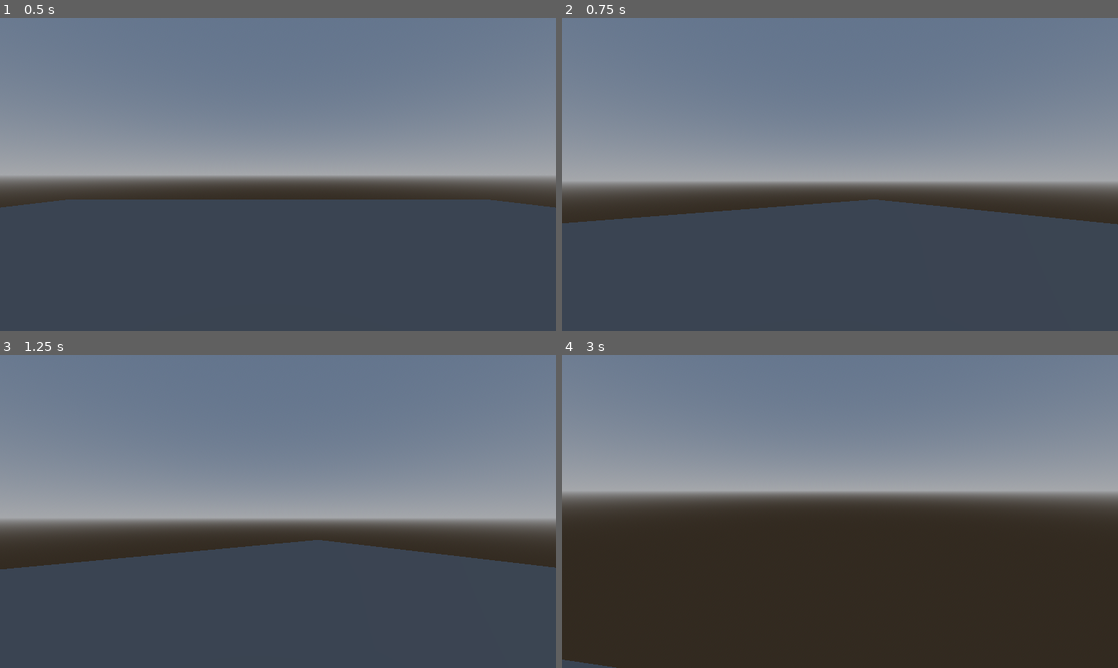
Above: before the commit, frames 1-4 (two rows, left to right).
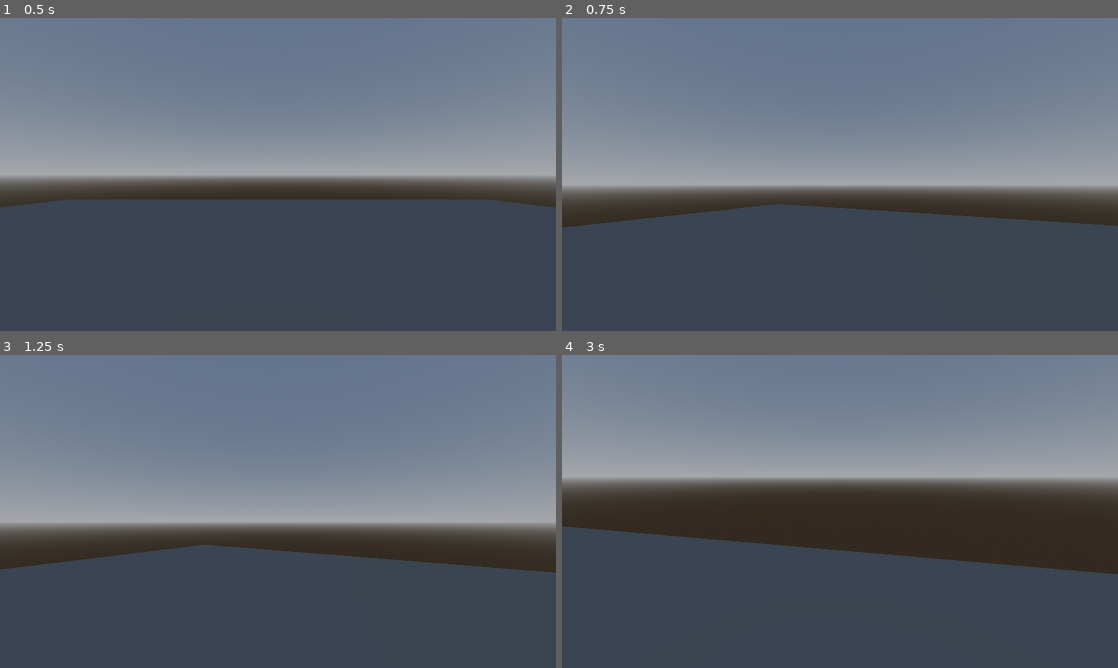
Above: after the commit, the same moments.

Repository: TheDarkThief/FrozenBoneRoad
Game: Godot game, scene res://game_world.tscn
Same seed, same stepped clock (60 frames per second), same inputs: the game is played once before the commit and once after it.
Inputs (mouse positions are in pixels of both pictures, inside the frame that each line leads up to):
- Up to frame 1 (0.5 s): no input
- Up to frame 2 (0.75 s): tap Enter at 0.5 s; move the mouse to (867, 174) at 0.52 s; hold W (move_forward) from 0.53 s (still down)
- Up to frame 3 (1.25 s): keep holding W (move_forward)
- Up to frame 4 (3 s): keep holding W (move_forward); move the mouse to (812, 511) at 1.27 s; move the mouse to (851, 505) at 2.02 s; move the mouse to (834, 517) at 2.77 s

Frame 1 is identical in both runs. In frame 2, 4.1% of the frame differs, in the area x 0-100%, y 52-67%; in frame 3, 4.7%; in frame 4, 45%, in the area x 0-100%, y 39-100%.

Commit message:
Finished menu art, made program more resize-friendly

Diff:
--- a/Scenes/main_menu.tscn
+++ b/Scenes/main_menu.tscn
@@ -1,15 +1,34 @@
-[gd_scene load_steps=6 format=3 uid="uid://3lxje4k5kf1y"]
+[gd_scene load_steps=12 format=3 uid="uid://3lxje4k5kf1y"]
 
 [ext_resource type="Script" uid="uid://b5t41gqplypgd" path="res://Scripts/main_menu.gd" id="1_1ehe0"]
-[ext_resource type="Texture2D" uid="uid://ct4t6ccmuqga2" path="res://Textures/MenuTemp1.png" id="1_48xlc"]
-[ext_resource type="Texture2D" uid="uid://cvd54jkq1eknv" path="res://Textures/MenuTemp2.png" id="2_1ehe0"]
+[ext_resource type="Texture2D" uid="uid://xytbkb5ywj2h" path="res://Textures/MenuFrame0000.png" id="2_16hvj"]
+[ext_resource type="Texture2D" uid="uid://bykxtnpbdhl1p" path="res://Textures/MenuFrame0001.png" id="3_vr1f0"]
 [ext_resource type="PackedScene" uid="uid://c12gnku114cju" path="res://Scenes/settings_menu.tscn" id="4_ce3w2"]
+[ext_resource type="Texture2D" uid="uid://cqb0hooj2tms8" path="res://Textures/MenuFrame0002.png" id="4_t1dhk"]
+[ext_resource type="Texture2D" uid="uid://bck0b2x8ogs2m" path="res://Textures/MenuFrame0003.png" id="5_5egv6"]
+[ext_resource type="Texture2D" uid="uid://du4mae8mtm13e" path="res://Textures/MenuFrame0004.png" id="6_vtepg"]
+[ext_resource type="Texture2D" uid="uid://cqh5sg8qsglm4" path="res://Textures/MenuFrame0005.png" id="7_8dnnj"]
+[ext_resource type="Texture2D" uid="uid://q0neee8e0lgs" path="res://Textures/MenuFrame0006.png" id="8_m3bi6"]
+[ext_resource type="Texture2D" uid="uid://d0no6pr3pqrl" path="res://Textures/MenuFrame0007.png" id="9_wyh8j"]
 
-[sub_resource type="AnimatedTexture" id="AnimatedTexture_ce3w2"]
-frames = 2
-frame_0/texture = ExtResource("1_48xlc")
-frame_1/texture = ExtResource("2_1ehe0")
+[sub_resource type="AnimatedTexture" id="AnimatedTexture_ujyyl"]
+frames = 8
+speed_scale = 5.0
+frame_0/texture = ExtResource("2_16hvj")
+frame_1/texture = ExtResource("3_vr1f0")
 frame_1/duration = 1.0
+frame_2/texture = ExtResource("4_t1dhk")
+frame_2/duration = 1.0
+frame_3/texture = ExtResource("5_5egv6")
+frame_3/duration = 1.0
+frame_4/texture = ExtResource("6_vtepg")
+frame_4/duration = 1.0
+frame_5/texture = ExtResource("7_8dnnj")
+frame_5/duration = 1.0
+frame_6/texture = ExtResource("8_m3bi6")
+frame_6/duration = 1.0
+frame_7/texture = ExtResource("9_wyh8j")
+frame_7/duration = 1.0
 
 [node name="MainMenu" type="Control"]
 layout_mode = 3
@@ -31,7 +50,7 @@
 
 [node name="TextureRect" type="TextureRect" parent="CanvasLayer/BackgroundImage"]
 layout_mode = 2
-texture = SubResource("AnimatedTexture_ce3w2")
+texture = SubResource("AnimatedTexture_ujyyl")
 expand_mode = 5
 stretch_mode = 5
 
@@ -46,9 +65,9 @@
 anchor_top = 1.0
 anchor_bottom = 1.0
 offset_left = 16.0
-offset_top = -155.0
-offset_right = 305.0
-offset_bottom = -60.0
+offset_top = -394.0
+offset_right = 493.0
+offset_bottom = -110.0
 grow_vertical = 0
 
 [node name="Label" type="Label" parent="CanvasLayer/Text/VBoxContainer"]
--- a/Scenes/settings_menu.tscn
+++ b/Scenes/settings_menu.tscn
@@ -49,7 +49,7 @@
 
 [node name="SettingsExitButton" type="Button" parent="MarginContainer/VBoxContainer/TitleSection"]
 layout_mode = 2
-text = "X"
+text = "⨉"
 
 [node name="HSeparator" type="HSeparator" parent="MarginContainer/VBoxContainer"]
 layout_mode = 2
--- a/project.godot
+++ b/project.godot
@@ -17,8 +17,11 @@
 
 [display]
 
+window/size/viewport_width=1920
+window/size/viewport_height=1080
+window/size/mode=2
 window/stretch/mode="viewport"
-window/stretch/aspect="keep_height"
+window/stretch/aspect="expand"
 
 [gui]
 
--- a/theme.tres
+++ b/theme.tres
@@ -1,4 +1,6 @@
-[gd_resource type="Theme" load_steps=7 format=3 uid="uid://o5uoqrinpamr"]
+[gd_resource type="Theme" load_steps=8 format=3 uid="uid://o5uoqrinpamr"]
+
+[ext_resource type="FontFile" uid="uid://dmr7dy0pbm3pb" path="res://Fonts/SyneMono-Regular.ttf" id="1_e1x85"]
 
 [sub_resource type="StyleBoxEmpty" id="StyleBoxEmpty_e1x85"]
 
@@ -18,14 +20,16 @@
 Button/colors/font_hover_color = Color(0.7919991, 0.7919991, 0.7919992, 1)
 Button/constants/outline_size = -1
 Button/font_sizes/font_size = 26
-Button/fonts/font = null
+Button/fonts/font = ExtResource("1_e1x85")
 Button/styles/disabled = SubResource("StyleBoxEmpty_e1x85")
 Button/styles/focus = SubResource("StyleBoxEmpty_cjfk0")
 Button/styles/hover = SubResource("StyleBoxEmpty_vj6dk")
 Button/styles/normal = SubResource("StyleBoxEmpty_110ce")
 Button/styles/pressed = SubResource("StyleBoxEmpty_05tig")
 CheckButton/font_sizes/font_size = 26
+CheckButton/fonts/font = ExtResource("1_e1x85")
 Label/font_sizes/font_size = 26
+Label/fonts/font = ExtResource("1_e1x85")
 MarginContainer/constants/margin_bottom = 20
 MarginContainer/constants/margin_left = 20
 MarginContainer/constants/margin_right = 20
@@ -33,3 +37,4 @@
 Panel/styles/panel = SubResource("StyleBoxEmpty_wvktn")
 TitleLabel/base_type = &"Label"
 TitleLabel/font_sizes/font_size = 40
+TitleLabel/fonts/font = ExtResource("1_e1x85")
Binary file added: Fonts/SyneMono-Regular.ttf
Not shown, added: Fonts/SyneMono-Regular.ttf.import
Binary file added: Textures/MenuFrame0000.png
Not shown, added: Textures/MenuFrame0000.png.import
Binary file added: Textures/MenuFrame0001.png
Not shown, added: Textures/MenuFrame0001.png.import
Binary file added: Textures/MenuFrame0002.png
Not shown, added: Textures/MenuFrame0002.png.import
Binary file added: Textures/MenuFrame0003.png
Not shown, added: Textures/MenuFrame0003.png.import
Binary file added: Textures/MenuFrame0004.png
Not shown, added: Textures/MenuFrame0004.png.import
(and 6 more such lines)
